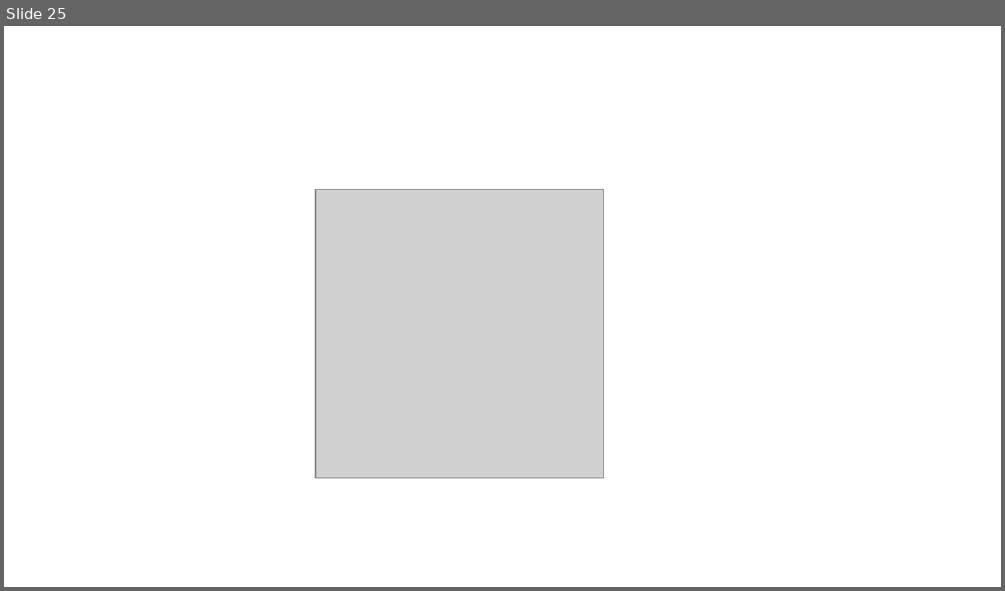
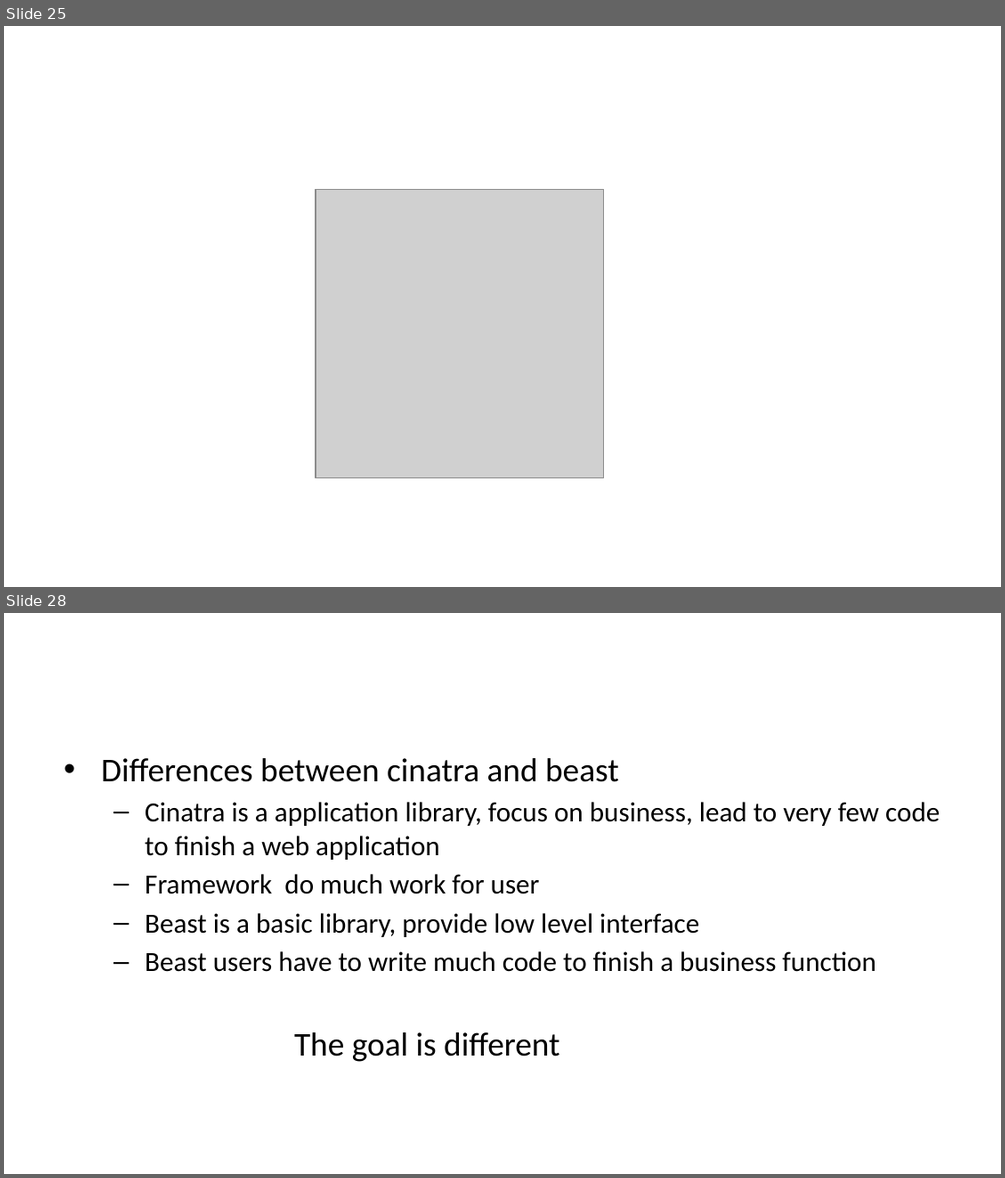
Before and after one commit to qicosmos/cppcon2018, a slide deck: cppcon2018.pptx. Shown one above the other, each under a label of ours: slide 25 before the commit, slides 25 and 28 after it; the slides between them are not shown. The pictures are 1005x591 and 1005x1178 pixels, drawn with LibreOffice and Linux fonts; fonts in the diff are those of the drawing; grey boxes stand for pictures. Boxes give left, top, right and bottom in pixels: in the first picture for what was removed or moved away, otherwise in the second. Text is boxed around its words. In the diff, an @@ line names an element or a change of style, - is before the commit and + after.

```diff
--- a/cppcon2018.pptx
+++ b/cppcon2018.pptx
@@ slide 28 added at (x1=4, y1=613, x2=1001, y2=1174), background #FFFFFF @@
@@ text added at (x1=101, y1=758, x2=939, y2=972), 20 pt, text #000000 @@
+• Differences between cinatra and beast
+  – Cinatra is a application library, focus on business, lead to very few code to finish a web application
+  – Framework do much work for user
+  – Beast is a basic library, provide low level interface
+  – Beast users have to write much code to finish a business function
@@ text added at (x1=294, y1=1032, x2=559, y2=1062), 24 pt, text #000000 @@
+The goal is different
```
Also in this commit, not shown: 3 slides changed, 30 other slides added.
